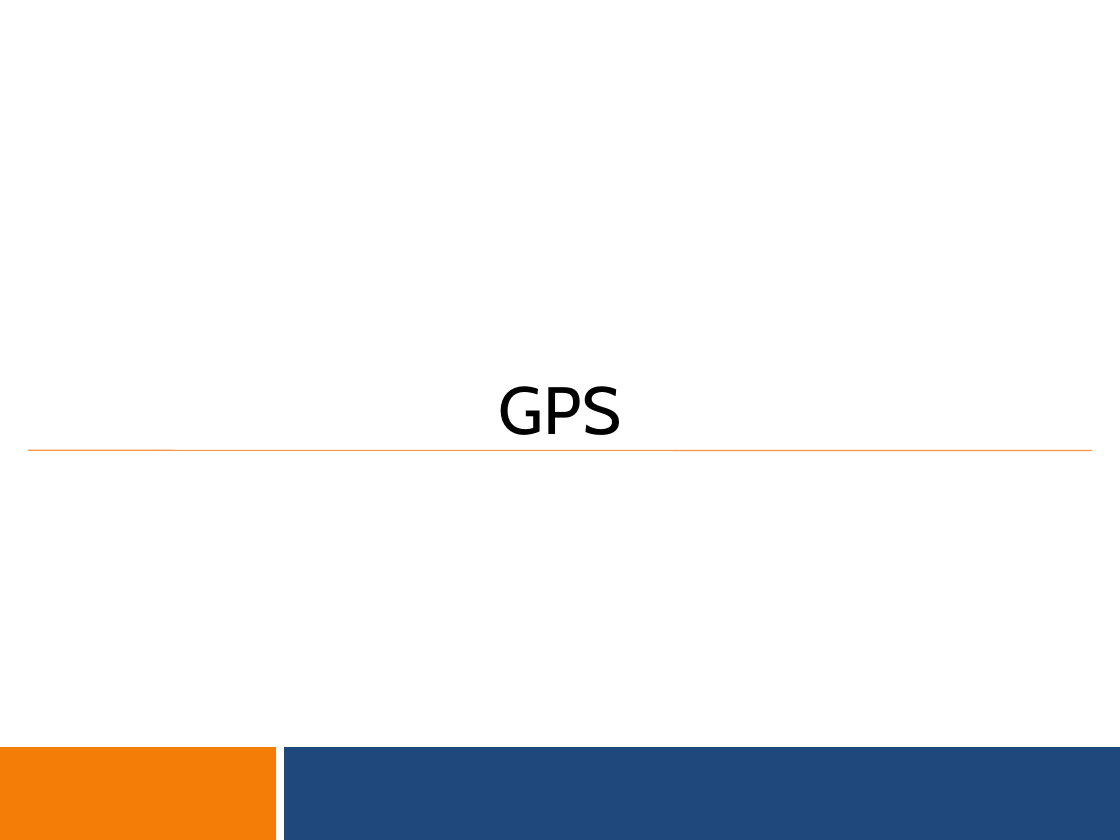
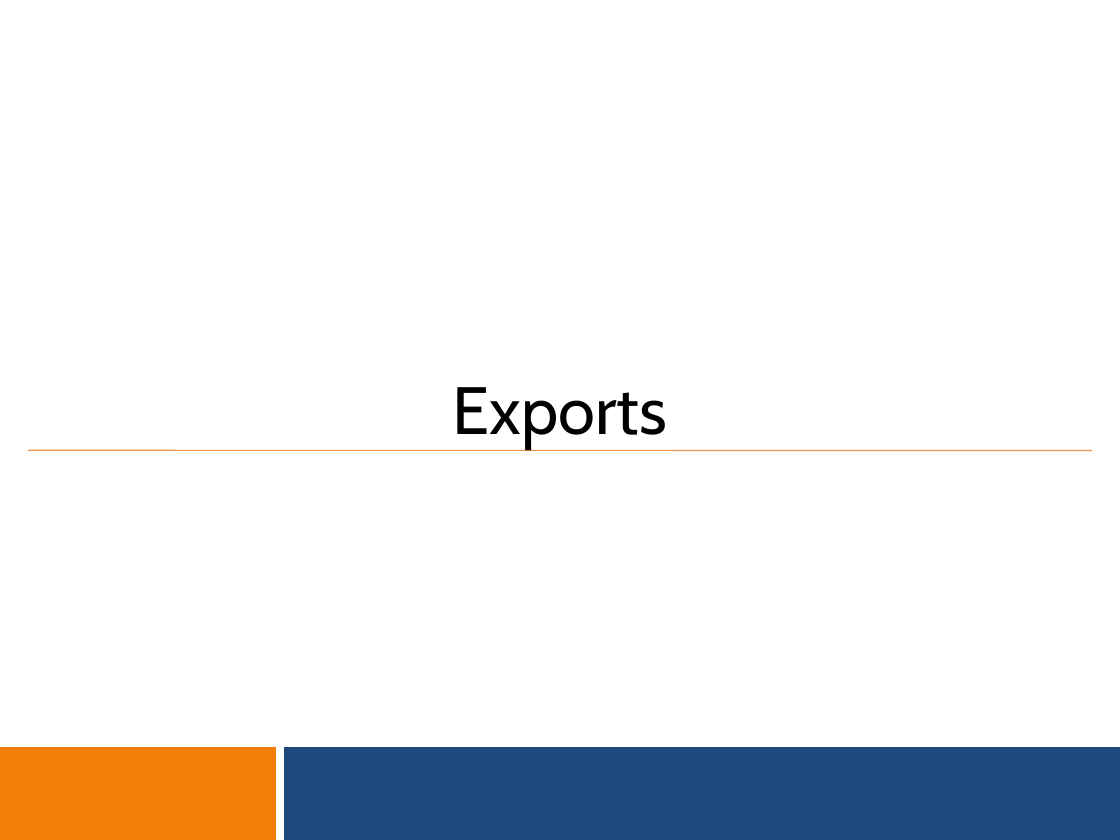
Before and after one commit to benrudolph/exi-training, a slide deck: slide 1 of Exports/exports.pptx. Drawn at 1120x840 pixels with LibreOffice and Linux fonts; fonts in the diff are those of the drawing; background and template pictures are left out. Boxes give left, top, right and bottom in pixels: in the first picture for what was removed or moved away, otherwise in the second. Text is boxed around its words. In the diff, an @@ line names an element or a change of style, - is before the commit and + after.

```diff
--- a/Exports/exports.pptx
+++ b/Exports/exports.pptx
@@ subtitle at bbox=[453, 387, 667, 449]: text changed @@
-GPS
+Exports
```
Also in this commit, not shown: 1 other slide changed, 4 slides added, 4 slides removed, 1 other file.
